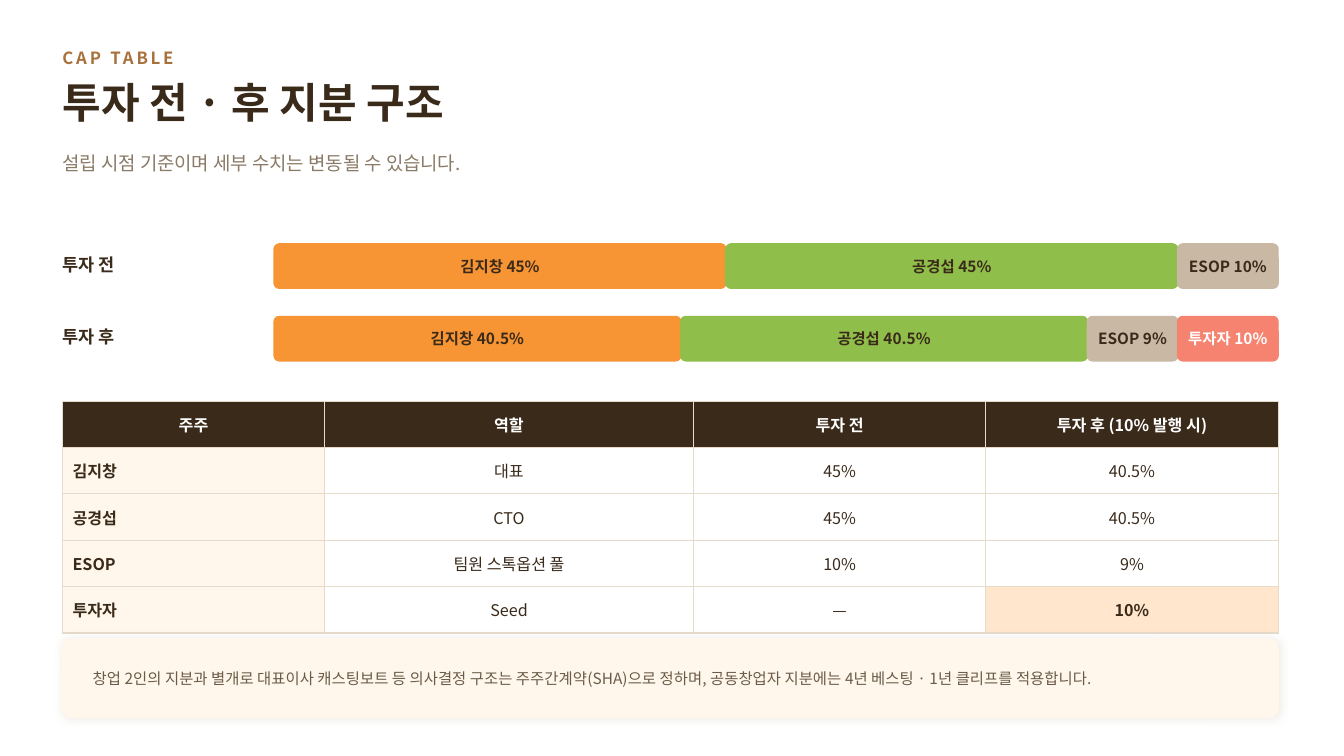
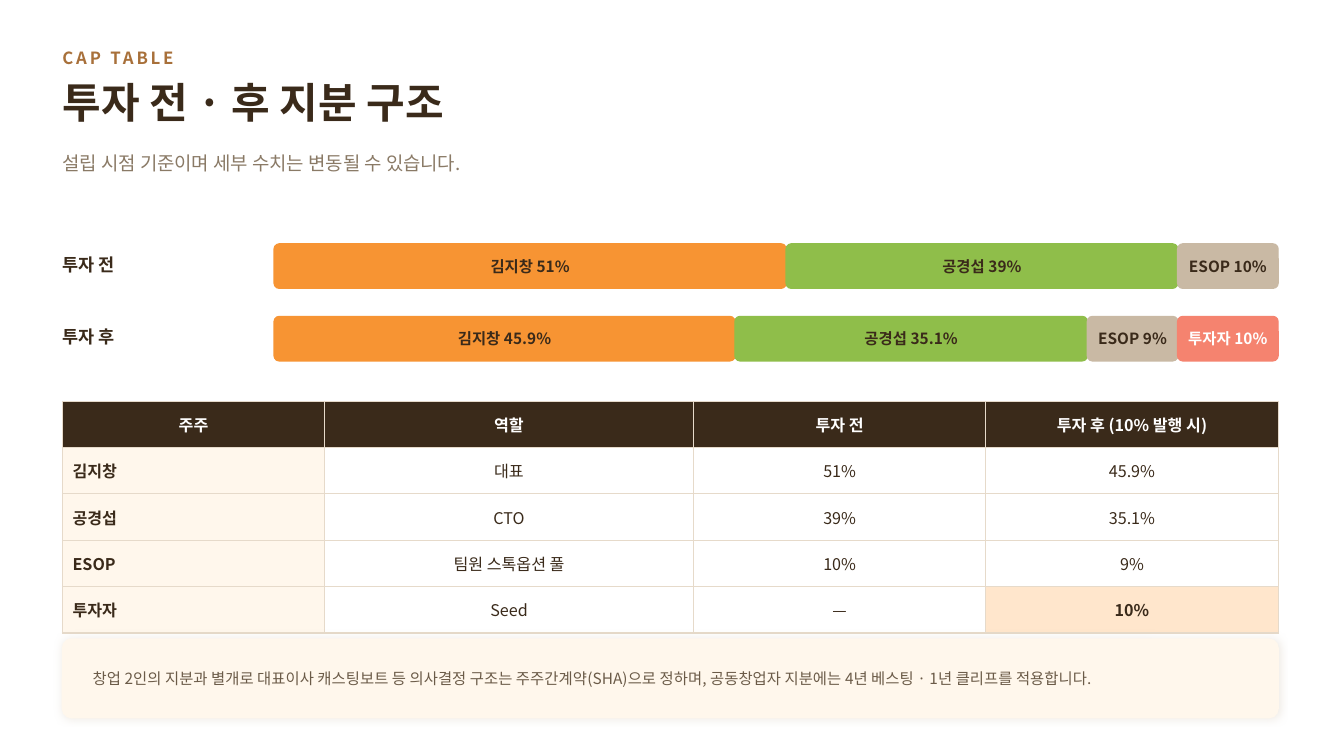
Before and after one commit to jichang-kim/selly-strategy-table, a slide deck: slide 25 of assets/dambbukharu/pitch-deck-seed-v1.1.pptx. Drawn at 1344x756 pixels with LibreOffice and Linux fonts; fonts in the diff are those of the drawing. Boxes give left, top, right and bottom in pixels: in the first picture for what was removed or moved away, otherwise in the second. Text is boxed around its words. In the diff, an @@ line names an element or a change of style, - is before the commit and + after.

```diff
--- a/assets/dambbukharu/pitch-deck-seed-v1.1.pptx
+++ b/assets/dambbukharu/pitch-deck-seed-v1.1.pptx
@@ rounded rectangle: place and size @@
-rounded rectangle at [274,244,726,288]
+rounded rectangle at [274,244,786,288]
@@ text at [491,259,570,274]: text changed @@
-김지창 45%
+김지창 51%
@@ rounded rectangle: place and size @@
-rounded rectangle at [726,244,1178,288]
+rounded rectangle at [786,244,1178,288]
@@ text at [942,259,1021,274]: text changed @@
-공경섭 45%
+공경섭 39%
@@ rounded rectangle: place and size @@
-rounded rectangle at [274,317,681,361]
+rounded rectangle at [274,317,735,361]
@@ rounded rectangle: place and size @@
-rounded rectangle at [681,317,1087,361]
+rounded rectangle at [735,317,1088,361]
@@ text at [458,331,551,346]: text changed @@
-김지창 40.5%
+김지창 45.9%
@@ text at [864,331,958,346]: text changed @@
-공경섭 40.5%
+공경섭 35.1%
@@ table at [63,401,1278,622] @@
-row 2, column 3: 45%
+row 2, column 3: 51%
-row 2, column 4: 40.5%
+row 2, column 4: 45.9%
-row 3, column 3: 45%
+row 3, column 3: 39%
-row 3, column 4: 40.5%
+row 3, column 4: 35.1%
```
Also in this commit, not shown: 1 other slide changed, 3 other files.
